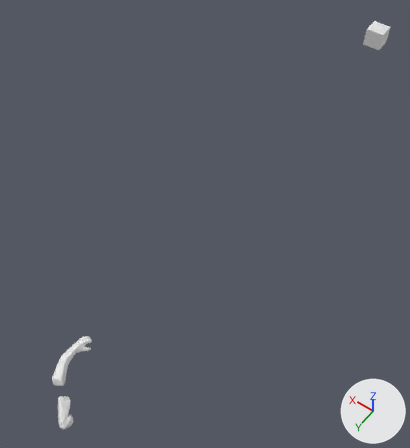
The FBX model Assets/Assets/Animations/AirshipRig.fbx: old version first, new version second.
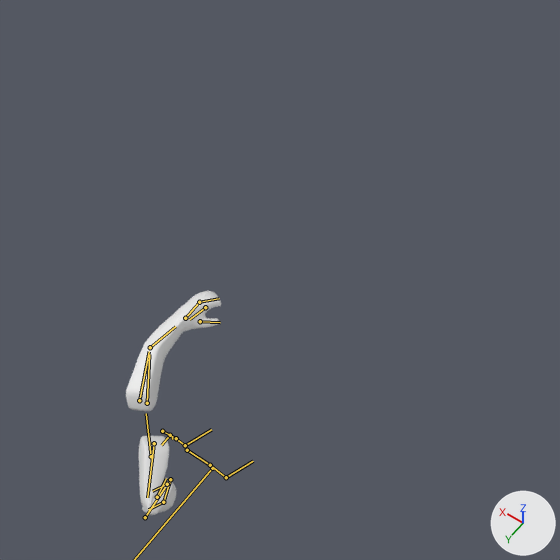
Old and new are each drawn whole from a camera (50 mm lens) standing at (-3.44, 1.59, 9.08) and looking at (0.33, -3.7, 0.77) and again close up on the part from 0% to 57% of the width and 48% to 100% of the height. The lights are fixed; the arrows at lower right show +X, +Y and +Z. Both versions are drawn at frame 41 of the action 'VM_Run'; the numbers are the values there. The bones that bend it are drawn over the model as lines in the close-ups.

Names of what the first close-up shows: 'Arms_ViewModel'.
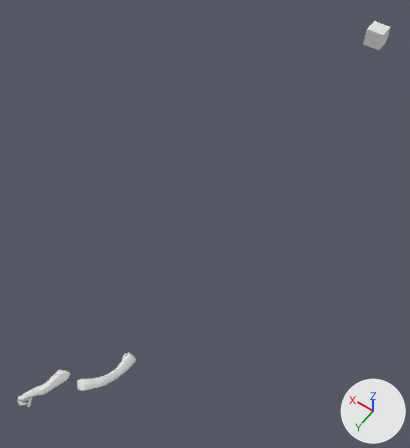
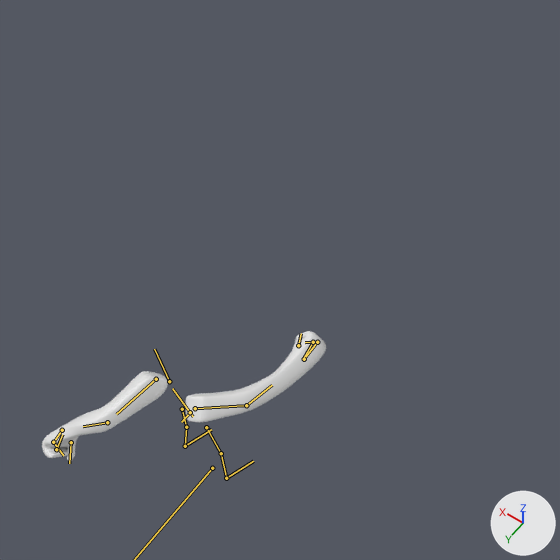
What the commit changed:
Bone 'master' (bone_master) moves from (0.0, 0.176, 0.0) to (0.0, 0.0, 0.0).
Bone 'spine' (bone_spine) moves from (0.0, 0.019, -0.166) to (0.0, 0.0, 0.0).
Bone 'spine' (bone_spine) turns from (21, -27, -13) to (0, 0, 0) degrees about its own x, y and z.
Bone 'upper_arm.L' (bone_upper_arm_l) turns from (25, -30, 64) to (-83, 1, 8) degrees about its own x, y and z.
Bone 'forearm.L' (bone_forearm_l) moves from (0.0, 0.024, -0.013) to (0.0, 0.06, -0.031).
Bone 'forearm.L' (bone_forearm_l) turns from (16, -8, -7) to (30, -1, 6) degrees about its own x, y and z.
Bone 'hand.L' (bone_hand_l) moves from (0.017, 0.072, 0.015) to (0.039, 0.16, 0.034).
Bone 'hand.L' (bone_hand_l) turns from (17, -31, 1) to (10, 44, -38) degrees about its own x, y and z.
Bone 'fingers.L' (bone_fingers_l) turns from (0, 0, 0) to (0, 0, -62) degrees about its own x, y and z.
Bone 'thumb.L' (bone_thumb_l) turns from (0, 0, 0) to (-10, 22, -10) degrees about its own x, y and z.
Bone 'upper_arm.R' (bone_upper_arm_r) turns from (-18, -5, -18) to (46, 14, -17) degrees about its own x, y and z.
Bone 'forearm.R' (bone_forearm_r) moves from (0.0, 0.095, -0.05) to (0.0, 0.008, -0.004).
Bone 'forearm.R' (bone_forearm_r) turns from (123, 5, -3) to (7, 3, 9) degrees about its own x, y and z.
Bone 'hand.R' (bone_hand_r) moves from (-0.012, 0.051, 0.011) to (-0.057, 0.238, 0.05).
Bone 'hand.R' (bone_hand_r) turns from (-135, 42, 22) to (28, 7, 13) degrees about its own x, y and z.
Bone 'fingers.R' (bone_fingers_r) turns from (0, 0, 6) to (0, 0, 62) degrees about its own x, y and z.
Bone 'thumb.R' (bone_thumb_r) turns from (-6, 0, 0) to (-10, -22, 10) degrees about its own x, y and z.

Boxes [x1, y1, x2, y2] around the edits, measured in the close-ups (560 x 560 px):
'Arms_ViewModel', posed (197% wider, 41% shorter): before [126, 291, 221, 515]; after [42, 331, 326, 462]
bone 'master', root to tip: before (170, 435) to (161, 445); after (190, 412) to (181, 422)
bone 'spine', root to tip: before (151, 456) to (146, 413); after (190, 412) to (172, 388)
bone 'upper_arm.L', root to tip: before (139, 400) to (149, 351); after (156, 379) to (116, 414)
bone 'forearm.L', root to tip: before (150, 347) to (175, 326); after (107, 422) to (83, 426)
bone 'hand.L', root to tip: before (185, 318) to (198, 303); after (62, 430) to (54, 441)
bone 'fingers.L', root to tip: before (199, 302) to (219, 298); after (53, 442) to (63, 455)
bone 'thumb.L', root to tip: before (200, 321) to (220, 322); after (71, 442) to (69, 463)
bone 'upper_arm.R', root to tip: before (154, 443) to (147, 497); after (195, 408) to (245, 405)
bone 'forearm.R', root to tip: before (145, 517) to (165, 487); after (246, 405) to (272, 385)
bone 'hand.R', root to tip: before (170, 479) to (164, 500); after (304, 359) to (316, 343)
bone 'fingers.R', root to tip: before (163, 502) to (148, 509); after (317, 342) to (305, 342)
bone 'thumb.R', root to tip: before (167, 484) to (152, 491); after (298, 345) to (301, 333)
